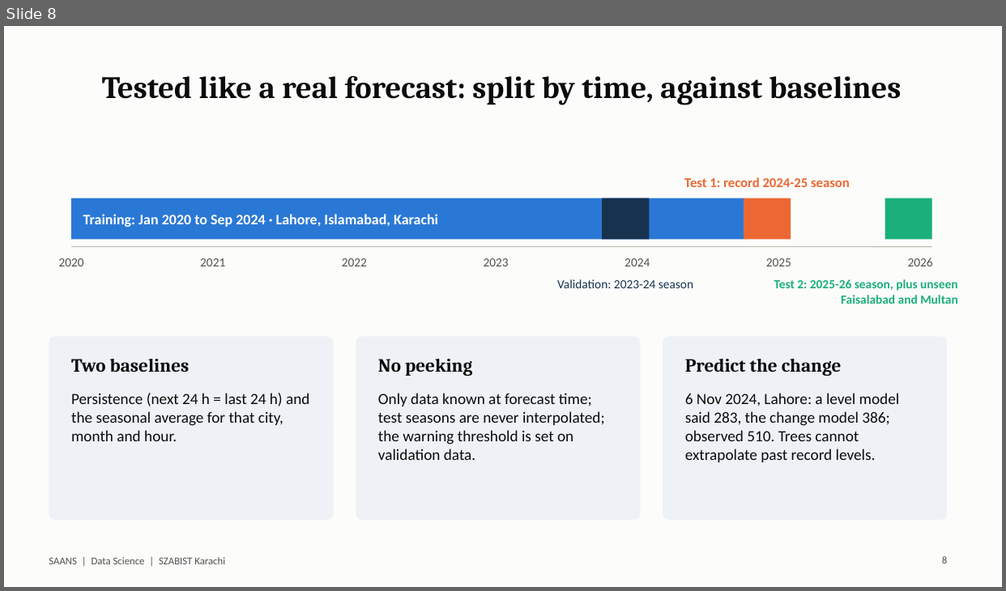
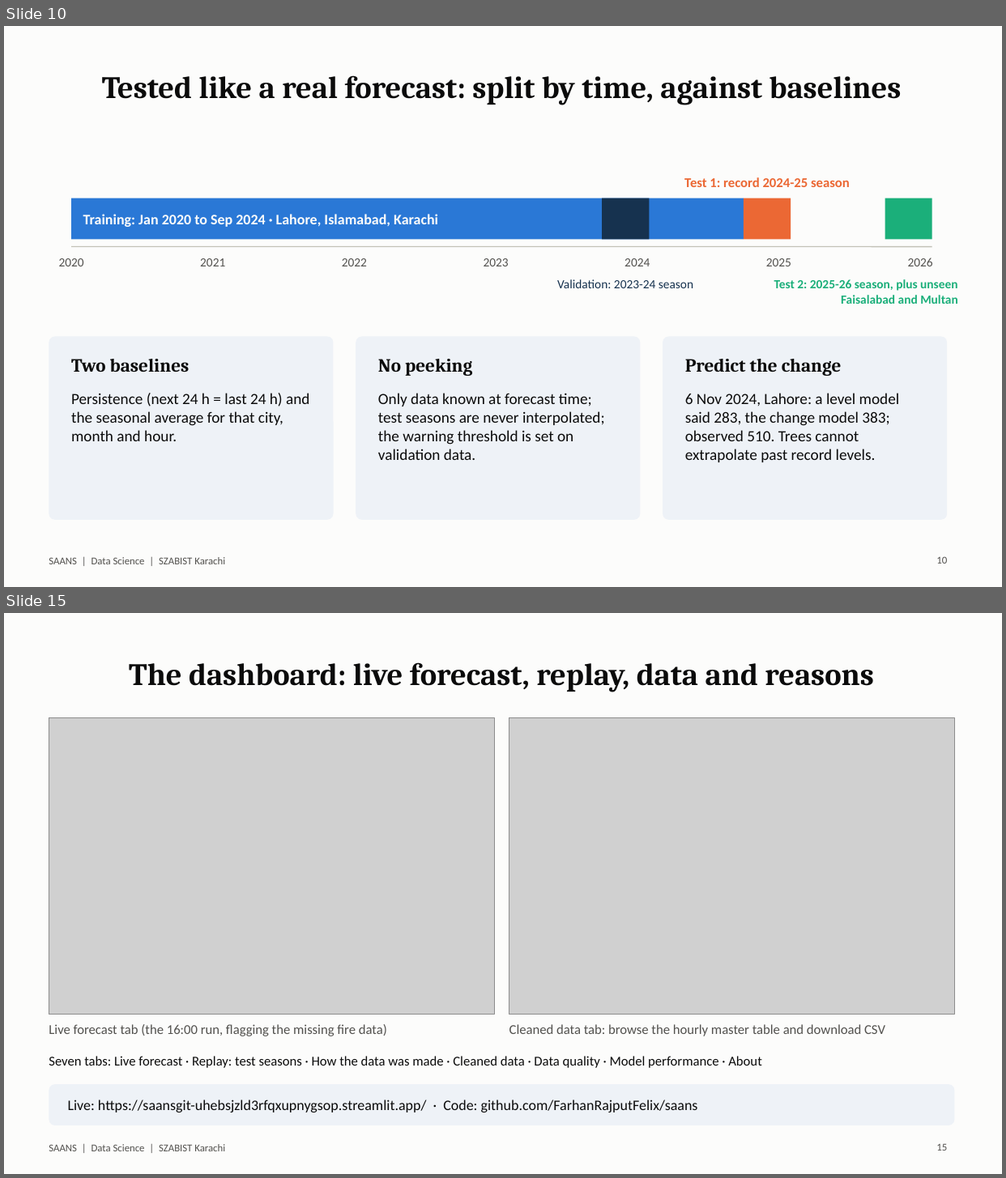
Before and after one commit to FarhanRajputFelix/saans, a slide deck: reports/SAANS_Presentation.pptx. Shown one above the other, each under a label of ours: slide 8 before the commit, slides 10 and 15 after it; the slides between them are not shown. The pictures are 1006x591 and 1006x1178 pixels, drawn with LibreOffice and Linux fonts; fonts in the diff are those of the drawing; grey boxes stand for pictures. Boxes give left, top, right and bottom in pixels: in the first picture for what was removed or moved away, otherwise in the second. Text is boxed around its words. In the diff, an @@ line names an element or a change of style, - is before the commit and + after.

```diff
--- a/reports/SAANS_Presentation.pptx
+++ b/reports/SAANS_Presentation.pptx
@@ slide 15 added at [4,613,1002,1174], background #FCFCFB; not listed: 1 template element that a slide beside it also shows @@
@@ title added at [129,662,874,692], 30 pt, text #0B0B0B, bold @@
+The dashboard: live forecast, replay, data and reasons
@@ picture added at [49,717,494,1015] @@
@@ picture added at [509,717,955,1015] @@
@@ text added at [49,1024,387,1037], 13 pt, text #52514E @@
+Live forecast tab (the 16:00 run, flagging the missing fire data)
@@ text added at [509,1024,885,1037], 13 pt, text #52514E @@
+Cleaned data tab: browse the hourly master table and download CSV
@@ text added at [49,1056,761,1068], 13 pt, text #0B0B0B @@
+Seven tabs: Live forecast · Replay: test seasons · How the data was made · Cleaned data · Data quality · Model performance · About
@@ rounded rectangle added at [49,1084,955,1126], fill #EEF2F7 @@
@@ text added at [68,1100,698,1113], 14 pt, text #0B0B0B @@
+Live: https://saansgit-uhebsjzld3rfqxupnygsop.streamlit.app/ · Code: github.com/FarhanRajputFelix/saans
@@ page number added at [936,1144,947,1151], 10 pt, text #52514E @@
+15
@@ what was slide 8 is now slide 10 @@
@@ slide 10 changed as well @@
@@ text at [685,393,900,463]: text changed @@
-6 Nov 2024, Lahore: a level model said 283, the change model 386; observed 510. Trees cannot extrapolate past record levels.
+6 Nov 2024, Lahore: a level model said 283, the change model 383; observed 510. Trees cannot extrapolate past record levels.
@@ page number at [936,557,947,564]: text changed @@
-8
+10
```
Also in this commit, not shown: 10 other slides changed, 3 other slides added, 1 slide removed, 4 other files.
